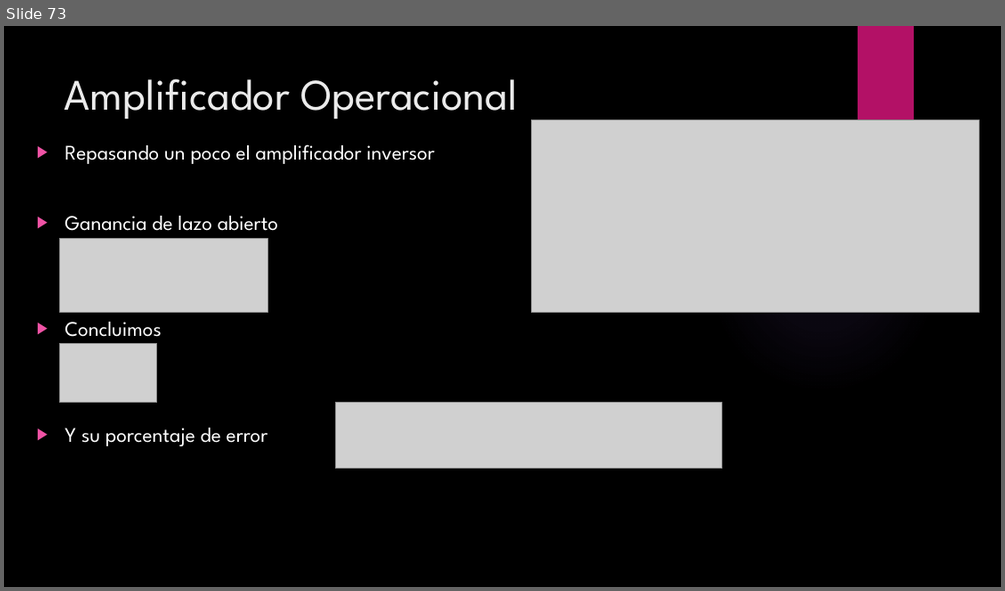
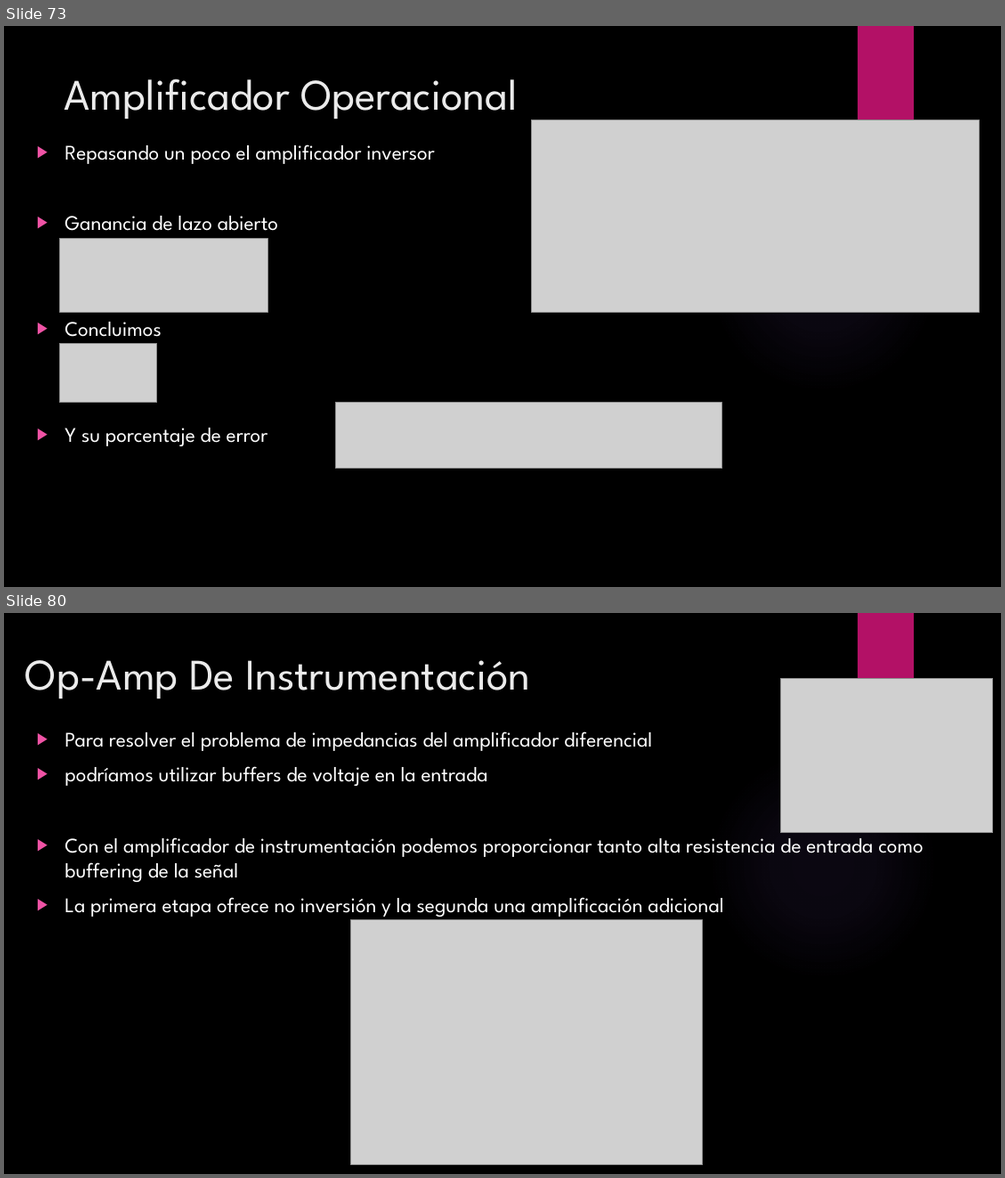
Before and after one commit to ulatinaedupa/ElectronicsII, a slide deck: Presentación/Electronica II.pptx. Shown one above the other, each under a label of ours: slide 73 before the commit, slides 73 and 80 after it; the slides between them are not shown. The pictures are 1005x591 and 1005x1178 pixels, drawn with LibreOffice and Linux fonts; fonts in the diff are those of the drawing; grey boxes stand for pictures; background and template pictures are left out. Boxes give left, top, right and bottom in pixels: in the first picture for what was removed or moved away, otherwise in the second. Text is boxed around its words. In the diff, an @@ line names an element or a change of style, - is before the commit and + after.

```diff
--- a/Presentación/Electronica II.pptx
+++ b/Presentación/Electronica II.pptx
@@ slide 80 added at [4,613,1001,1174], background picture (left out); not listed: 2 template elements that a slide beside it also shows @@
@@ title added at [25,660,530,699], 42 pt, text #EBEBEB @@
+Op-Amp De Instrumentación
@@ picture added at [780,678,993,832] @@
@@ text added at [65,731,923,916], 20 pt, text #FFFFFF @@
+▶ Para resolver el problema de impedancias del amplificador diferencial
+▶ podríamos utilizar buffers de voltaje en la entrada
+▶ Con el amplificador de instrumentación podemos proporcionar tanto alta resistencia de entrada como buffering de la señal
+▶ La primera etapa ofrece no inversión y la segunda una amplificación adicional
@@ picture added at [351,920,704,1165] @@
```
Also in this commit, not shown: 28 other slides added, 11 slides removed.
